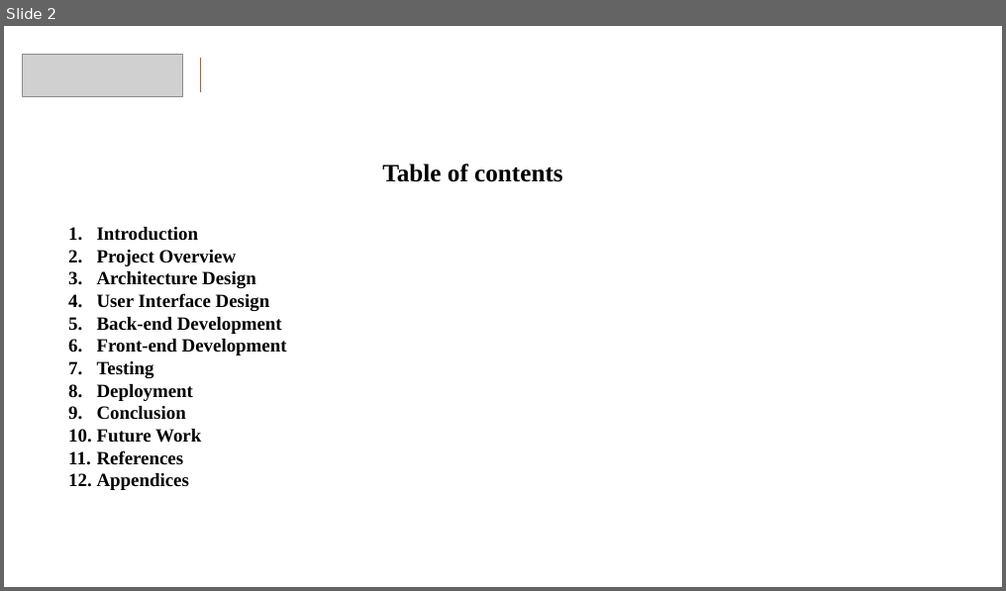
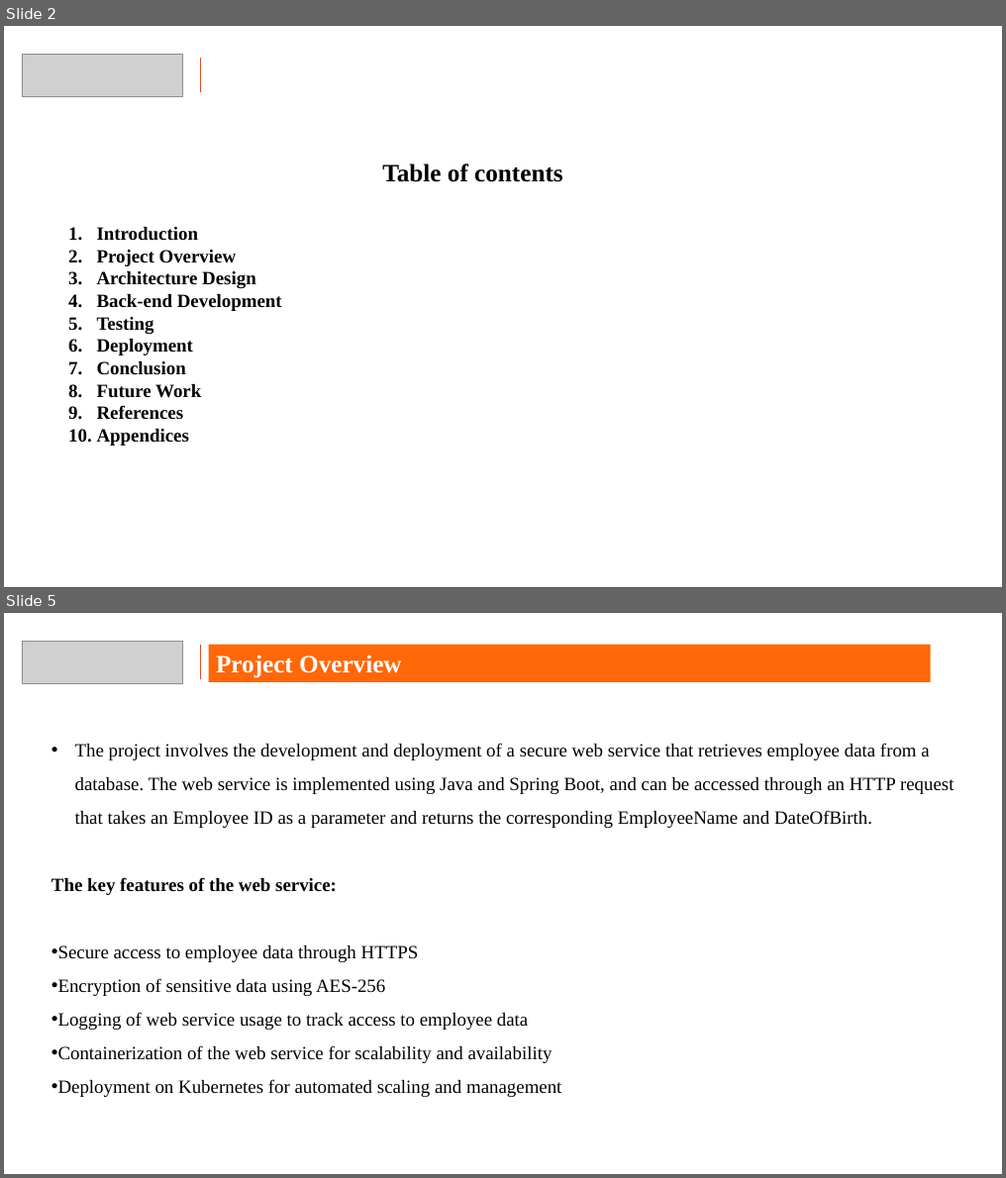
Before and after one commit to bharath210/HDFC_Capstone, a slide deck: Capstone Presentation Format Ver 1.0.pptx. Shown one above the other, each under a label of ours: slide 2 before the commit, slides 2 and 5 after it; the slides between them are not shown. The pictures are 1006x591 and 1006x1178 pixels, drawn with LibreOffice and Linux fonts; fonts in the diff are those of the drawing; grey boxes stand for pictures; background and template pictures are left out. Boxes give left, top, right and bottom in pixels: in the first picture for what was removed or moved away, otherwise in the second. Text is boxed around its words. In the diff, an @@ line names an element or a change of style, - is before the commit and + after.

Commit message:
added screenshots and ppt

```diff
--- a/Capstone Presentation Format Ver 1.0.pptx
+++ b/Capstone Presentation Format Ver 1.0.pptx
@@ slide 5 added at (4,613,1002,1174), background picture (left out) @@
@@ picture added at (22,641,183,683) @@
@@ line added from (201, 645) to (201, 679), #DD4F22 1 pt @@
@@ rectangle added at (208,645,930,682), fill #FF6709, 24 pt, text #FFFFFF, bold @@
+Project Overview
@@ text added at (52,743,954,1097), 18 pt, text #000000 @@
+• The project involves the development and deployment of a secure web service that retrieves employee data from a database. The web service is implemented using Java and Spring Boot, and can be accessed through an HTTP request that takes an Employee ID as a parameter and returns the corresponding EmployeeName and DateOfBirth.
+The key features of the web service:
+• Secure access to employee data through HTTPS
+• Encryption of sensitive data using AES-256
+• Logging of web service usage to track access to employee data
+• Containerization of the web service for scalability and availability
+• Deployment on Kubernetes for automated scaling and management
@@ slide 2 changed as well @@
@@ text at (97,293,270,311): paragraph removed @@
-4. User Interface Design
@@ text at (97,339,287,356): paragraph removed @@
-6. Front-end Development
```
Also in this commit, not shown: 7 other slides changed, 21 other slides added, 5 slides removed, 40 other files.
